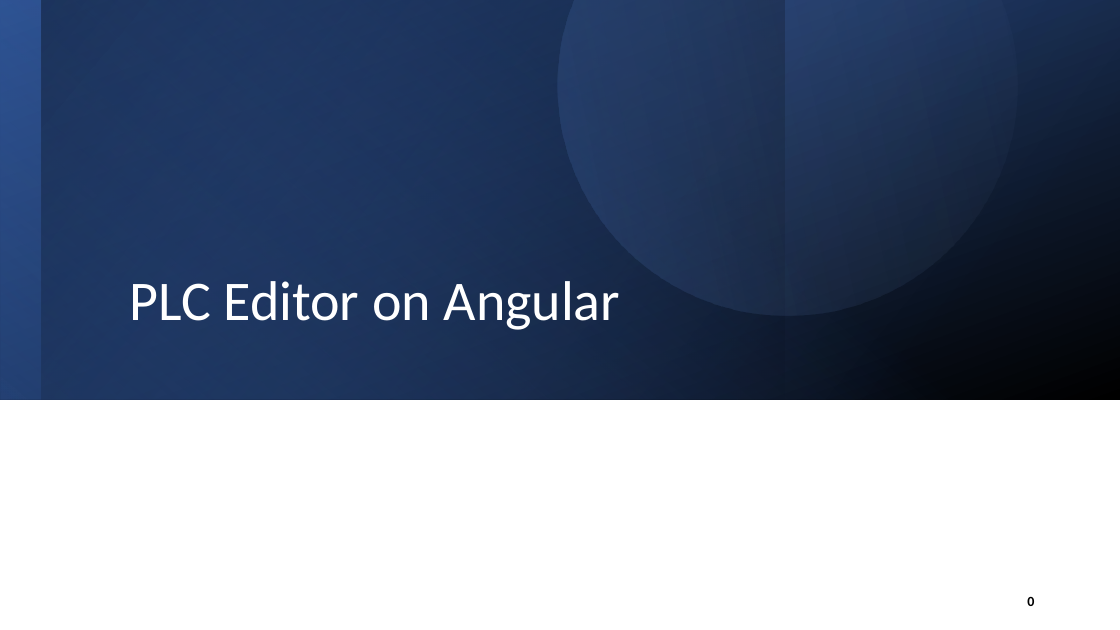
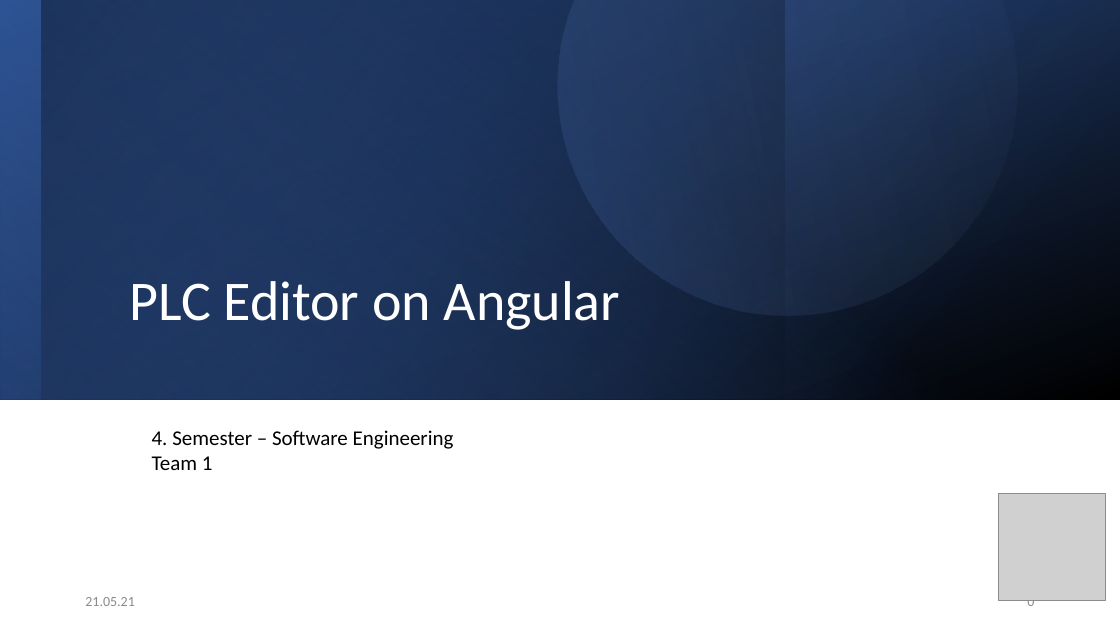
Before and after one commit to elian15122000/TINF19C-PLCOpen-Editor, a slide deck: slide 1 of PROJECT/TINF19C_4.SemesterPräsentation_Team_1_2v0.pptx. Drawn at 1120x630 pixels with LibreOffice and Linux fonts; fonts in the diff are those of the drawing; grey boxes stand for pictures. Boxes give left, top, right and bottom in pixels: in the first picture for what was removed or moved away, otherwise in the second. Text is boxed around its words. In the diff, an @@ line names an element or a change of style, - is before the commit and + after.

```diff
--- a/PROJECT/TINF19C_4.SemesterPräsentation_Team_1_2v0.pptx
+++ b/PROJECT/TINF19C_4.SemesterPräsentation_Team_1_2v0.pptx
@@ text added at <box>152,430,454,470</box>, 18 pt, text #000000 @@
+4. Semester – Software Engineering
+Team 1
@@ picture added at <box>998,494,1105,601</box> @@
@@ text added at <box>85,597,135,606</box>, 12 pt, text #8C8C8C @@
+21.05.21
@@ page number at <box>1027,600,1034,610</box>: text colour #000000 to #8C8C8C, bold off @@
```
Also in this commit, not shown: 10 other slides changed, 4 slides added.
